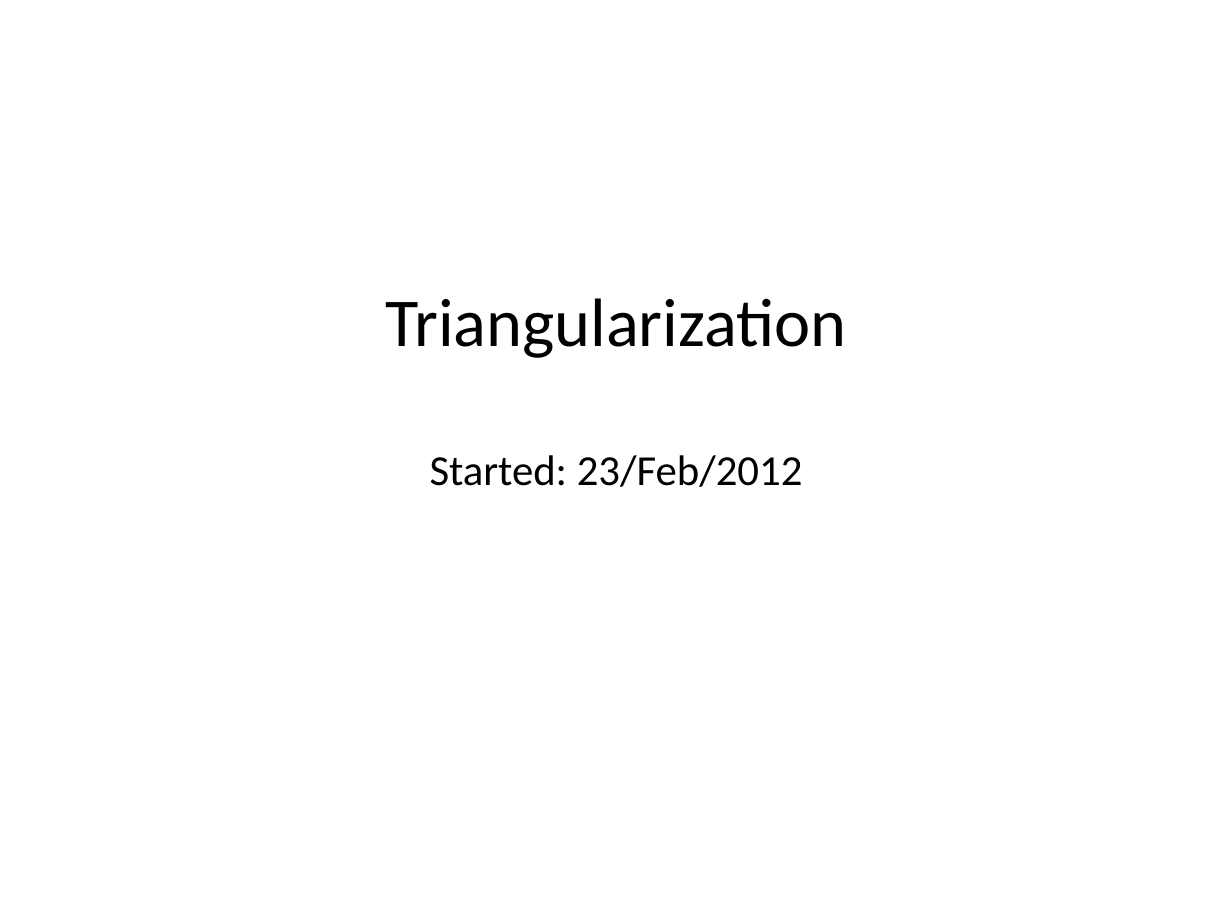
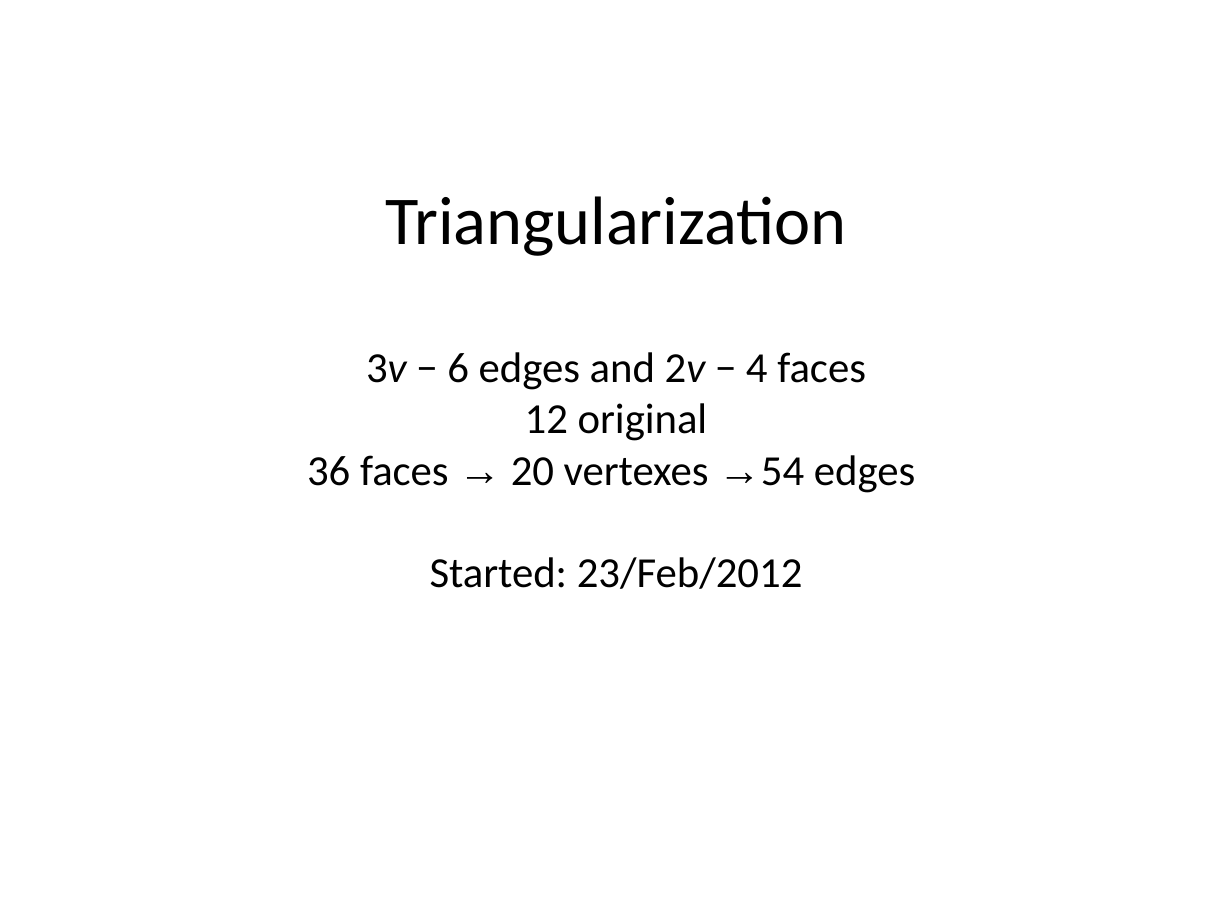
Before and after one commit to stefanutti/maps-coloring-java, a slide deck: slide 28 of ct/ct-docs/cahit-spiral-chains/spiral-chains.ppt (slide 29 before the commit). Drawn at 1232x924 pixels with LibreOffice and Linux fonts; fonts in the diff are those of the drawing. Boxes give left, top, right and bottom in pixels: in the first picture for what was removed or moved away, otherwise in the second. Text is boxed around its words. In the diff, an @@ line names an element or a change of style, - is before the commit and + after.

```diff
--- a/ct/ct-docs/cahit-spiral-chains/spiral-chains.ppt
+++ b/ct/ct-docs/cahit-spiral-chains/spiral-chains.ppt
@@ title at [307,196,915,589]: text changed @@
-Triangularization
-Started: 23/Feb/2012
+Triangularization
+3v − 6 edges and 2v − 4 faces
+12 original
+36 faces → 20 vertexes →54 edges
+Started: 23/Feb/2012
```
Also in this commit, not shown: 9 other slides changed, 6 slides added, 7 slides removed, 54 other files.
